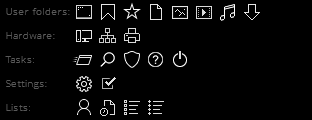
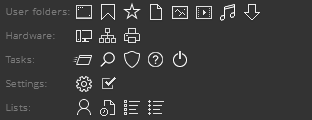
Revision of a layered 312×120 image; what changed, layer by layer:
"video": opacity 85% → 100%, painted on it over [196, 6, 212, 19]
painted on "Background" over [0, 0, 312, 120]
